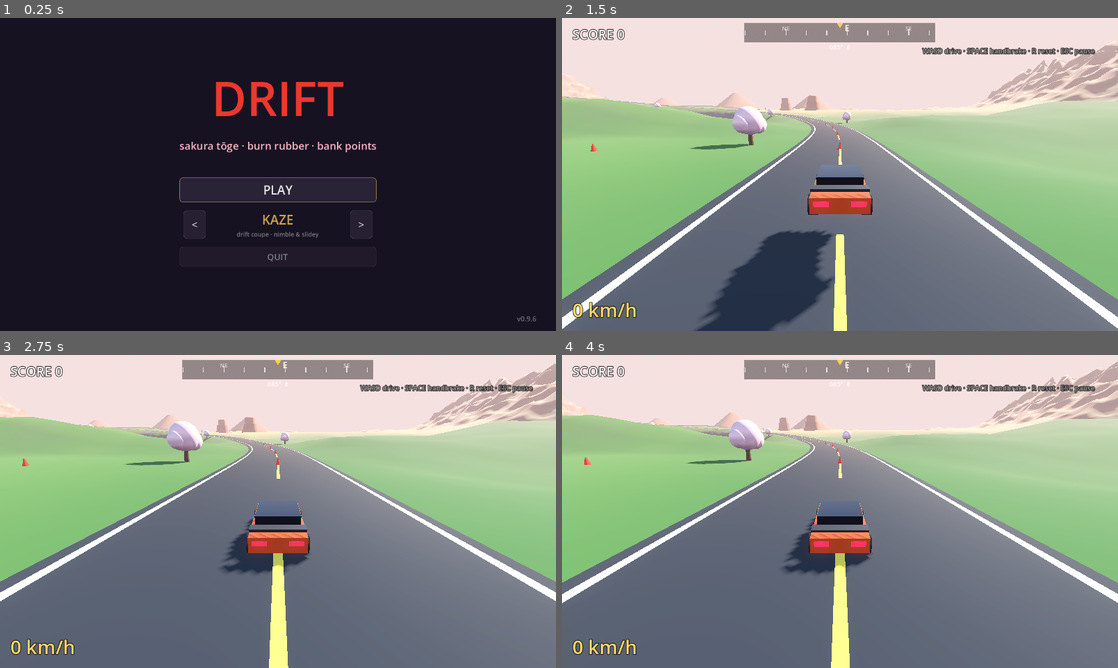
Above: before the commit, frames 1-4 (two rows, left to right).
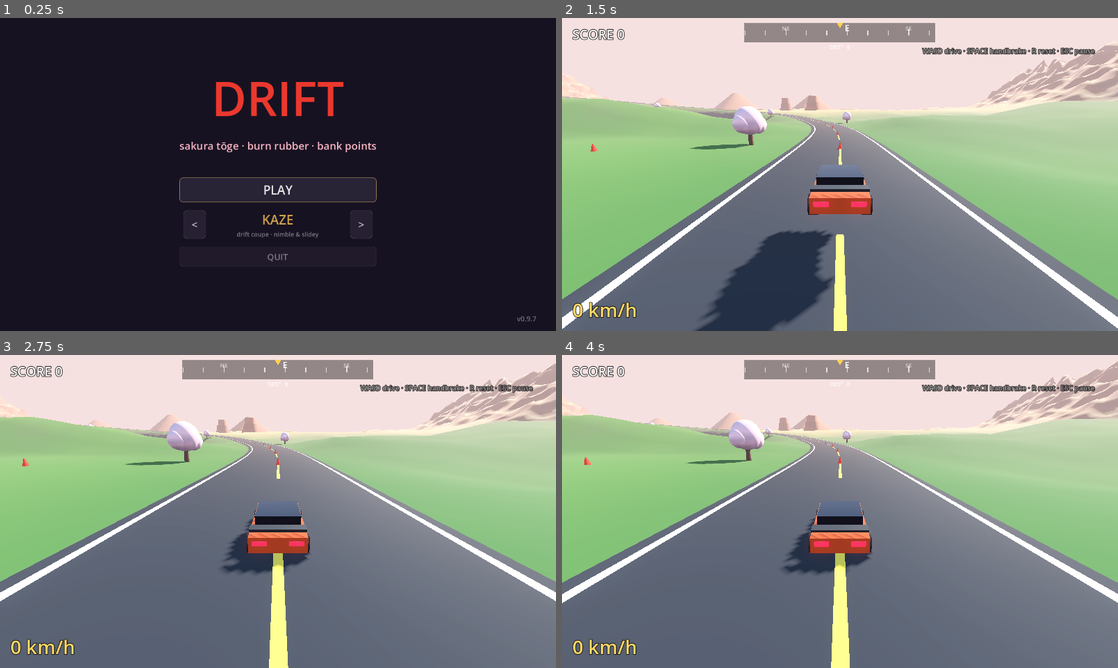
Above: after the commit, the same moments.

Repository: Sw0l1y/drift
Game: Godot game, scene res://scenes/MainMenu.tscn
Same seed, same stepped clock (60 frames per second), same inputs: the game is played once before the commit and once after it.
Inputs (mouse positions are in pixels of both pictures, inside the frame that each line leads up to):
- Up to frame 1 (0.25 s): no input
- Up to frame 2 (1.5 s): click "PLAY" at 0.5 s; tap Enter at 1.25 s; move the mouse to (962, 158) at 1.27 s; hold D from 1.28 s (still down); hold R from 1.28 s (still down); click (962, 158) at 1.42 s
- Up to frame 3 (2.75 s): tap Space at 1.52 s; release D at 2 s; release R at 2 s; drag from (166, 527) to (250, 574) at 2.02 s
- Up to frame 4 (4 s): move the mouse to (895, 442) at 2.77 s; hold D 2.78-3.5 s; hold R 2.78-3.5 s; drag from (812, 574) to (673, 464) at 3.52 s

The runs differ from the first frame. In frame 1, less than 0.1% of the frame differs, in the area x 95-97%, y 95-97%; in frame 2, less than 0.1%, in the area x 20-37%, y 28-30%; in frame 3, less than 0.1%; in frame 4, less than 0.1%.

Commit message:
v0.9.7 — desert as a two-fork route off the tōge loop
Per request: keep the tōge loop untouched and turn the desert into an
OPEN route that forks off the tōge at two points (A north, B south on
the east side) and merges back, each a clean parallel Y-split. This
gives a big combined circuit (tōge -> fork at A -> desert canyon ->
rejoin at B) and the plain tōge circuit (ignore the forks), with no
overlapping lanes. Spur reverted from closed loop to open path; ribbon
+ carve registered open; river still gated to the canyon floor.

Co-Authored-By: Claude Opus 4.8 <noreply@anthropic.com>

Diff:
--- a/project.godot
+++ b/project.godot
@@ -11,7 +11,7 @@
 [application]
 
 config/name="Drift"
-config/version="0.9.6"
+config/version="0.9.7"
 run/main_scene="res://scenes/MainMenu.tscn"
 config/features=PackedStringArray("4.6", "Forward Plus")
 config/icon="res://icon.svg"
--- a/scripts/Main.gd
+++ b/scripts/Main.gd
@@ -1,6 +1,6 @@
 extends Node3D
 
-const VERSION := "0.9.6"
+const VERSION := "0.9.7"
 const CONE_POINTS := 75
 
 const MAP_SIZE := 1400.0
@@ -248,47 +248,42 @@
 	_register_carve(_road_samples, true)
 
 func _build_canyon_path() -> void:
-	# Closed desert loop: branches off the tōge loop at the junction, sweeps
-	# out through the pass and down into the canyon, circuits the desert
-	# floor along the river, then climbs back out — no dead ends. The return
-	# leg stays east of the main loop so the two roads only meet at the
-	# junction (a clean intersection rather than overlapping lanes).
-	# Meets the tōge loop at ONE clean junction: the desert loop necks tightly
-	# to a single touch point (tangent — both head south there) and bulges
-	# east immediately, so the two roads diverge in a clean Y instead of
-	# running parallel and overlapping. Junction-adjacent points are pulled
-	# well east so there's no overlapping stretch; the body stays east of the
-	# main loop.
+	# Open desert ROUTE: forks off the tōge loop at TWO points (A north,
+	# B south on the east side), bulges east through the canyon, and merges
+	# back — each end a clean parallel Y-split, no overlap. Driving: ignore
+	# the forks for the plain tōge circuit, or take the fork at A → desert
+	# canyon → rejoin at B for the big combined circuit.
 	var pts: Array[Vector3] = [
-		Vector3(245, 22, 40),     # junction — touch point (heading S)
-		Vector3(300, 15, -10),    # bulge SE sharply away from the main road
-		Vector3(400, 4, -40),     # into the basin
-		Vector3(520, -6, -90),    # canyon entry
-		Vector3(590, -11, -190),  # canyon south sweep
-		Vector3(595, -12, -300),  # east wall corner
-		Vector3(530, -12, -370),  # long bottom sweeper
-		Vector3(420, -12, -380),
-		Vector3(330, -10, -340),  # canyon floor
-		Vector3(300, -4, -240),   # climb out (east of main loop)
-		Vector3(305, 3, -130),
-		Vector3(320, 12, -30),
-		Vector3(310, 20, 55),     # come back N, staying well east
-		Vector3(290, 22, 80),     # approach the touch point from NE
+		Vector3(245, 22, 40),     # A — north fork (a tōge point; heads S here)
+		Vector3(272, 16, -25),    # leave SSE — a parallel split off the tōge
+		Vector3(350, 5, -60),     # peel SE into the desert
+		Vector3(470, -4, -90),    # east into the basin
+		Vector3(570, -9, -165),   # canyon entry
+		Vector3(615, -12, -255),  # east canyon wall sweeper
+		Vector3(560, -12, -350),  # long bottom sweeper
+		Vector3(450, -12, -385),
+		Vector3(350, -11, -365),  # canyon floor
+		Vector3(290, -7, -315),   # climb back out, NW
+		Vector3(245, 2, -270),
+		Vector3(215, 20, -235),   # approach B from the ENE, heading WSW
+		Vector3(170, 44, -225),   # B — south fork (a tōge point; heads WSW here)
 	]
 	var n := pts.size()
 	var curve := Curve3D.new()
-	for i in n + 1:
-		var p := pts[i % n]
-		var tangent := (pts[(i + 1) % n] - pts[(i - 1 + n) % n]) * 0.25
-		curve.add_point(p, -tangent, tangent)
+	for i in n:
+		var prev := pts[maxi(i - 1, 0)]
+		var nxt := pts[mini(i + 1, n - 1)]
+		var tangent := (nxt - prev) * 0.3
+		curve.add_point(pts[i], -tangent, tangent)
 
 	var length := curve.get_baked_length()
 	var count := int(length / 6.0)
 	for i in count:
-		_spur_samples.append(curve.sample_baked(length * i / count))
+		_spur_samples.append(curve.sample_baked(length * i / float(count - 1)))
 	for i in count:
-		var t := _spur_samples[(i + 1) % count] - _spur_samples[(i - 1 + count) % count]
-		_spur_tangents.append(t.normalized())
+		var a := _spur_samples[maxi(i - 1, 0)]
+		var b := _spur_samples[mini(i + 1, count - 1)]
+		_spur_tangents.append((b - a).normalized())
 
 	# Spur gets its own grid (for canyon shaping) plus the shared carve grid.
 	for i in count:
@@ -296,7 +291,7 @@
 		if not _spur_grid.has(cell):
 			_spur_grid[cell] = []
 		_spur_grid[cell].append(i)
-	_register_carve(_spur_samples, true)
+	_register_carve(_spur_samples, false)
 
 	# River centerline: only along the low canyon floor (not the pass or the
 	# climbing return leg). Water sits a touch below road level in a trench.
@@ -564,7 +559,7 @@
 
 func _build_road_mesh() -> void:
 	_build_ribbon(_road_samples, _road_tangents, true)
-	_build_ribbon(_spur_samples, _spur_tangents, true)
+	_build_ribbon(_spur_samples, _spur_tangents, false)
 
 func _build_ribbon(samples: Array[Vector3], tangents: Array[Vector3], closed: bool) -> void:
 	var count := samples.size()
--- a/scripts/MainMenu.gd
+++ b/scripts/MainMenu.gd
@@ -1,6 +1,6 @@
 extends Control
 
-const VERSION := "0.9.6"
+const VERSION := "0.9.7"
 const SECRET := "nathan"
 
 var _car_name: Label
